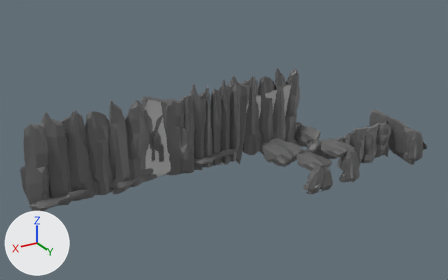
Renders of the FBX model 3D assets/Level/Cliffs.fbx from each side of a commit.
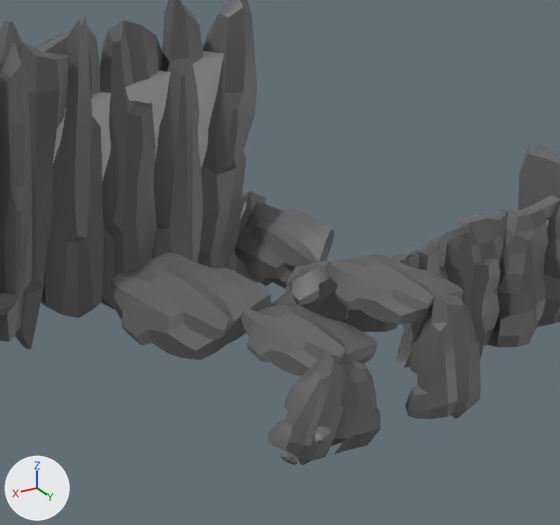
The first picture shows the older version from a camera (50 mm lens) standing at (1.746, 2.096, 1.276) and looking at (0.373, -0.193, 0.131). The close-ups show both versions on the part from 52% to 85% of the width and 25% to 75% of the height of that picture; other places that the commit changed are outside them. Arrows for +X, +Y and +Z are at lower left; the lights stay in place. Where no turn or scale is listed for an object, it has been applied to the vertices.

The older version as bpy lines, for what is in view:
```python
ob_caverock = bpy.data.objects.new('CaveRock', me_mesh_010)
ob_caverock.location = (-0.102, 0.047, 0.074)
ob_caverock5 = bpy.data.objects.new('CaveRock5', me_mesh_016)
ob_caverock5.location = (-0.109, 0.141, 0.016)
ob_caverock5.rotation_euler = (1.57, 0.106, -0.46)  # degrees (90, 6.1, -26)
ob_caverock5.scale = (0.01, 0.01, 0.01)
ob_caverock6 = bpy.data.objects.new('CaveRock6', me_mesh_017)
ob_caverock6.location = (0.098, 0.144, 0.003)
ob_caverock7 = bpy.data.objects.new('CaveRock7', me_mesh_018)
ob_caverock7.location = (0.042, 0.056, 0.04)
ob_caverock8 = bpy.data.objects.new('CaveRock8', me_mesh_019)
ob_caverock8.location = (0.078, -0.14, 0.022)
ob_caverock8.rotation_euler = (-3.081, -0.161, -0.139)  # degrees (-177, -9.2, -8)
ob_caverock8.scale = (0.0123, 0.0123, 0.0123)
ob_polysurface3 = bpy.data.objects.new('polySurface3', me_mesh_005)
ob_polysurface3.location = (-0.232, -0.404, -0.164)
ob_steprock2 = bpy.data.objects.new('StepRock2', me_mesh_001)
ob_steprock2.location = (0.16, 0.238, 0.023)
# also in view: 'CaveRock1' at (-0.038, -0.046, 0.042); 'CliffFaec3' at (-0.328, -0.453, -0.098); 'polySurface6' at (-0.3, -0.059, -0.021); 'polySurface4' at (-0.062, -0.516, 0.061); 'CaveRock9' at (0.043, 0.143, -0.01)
```
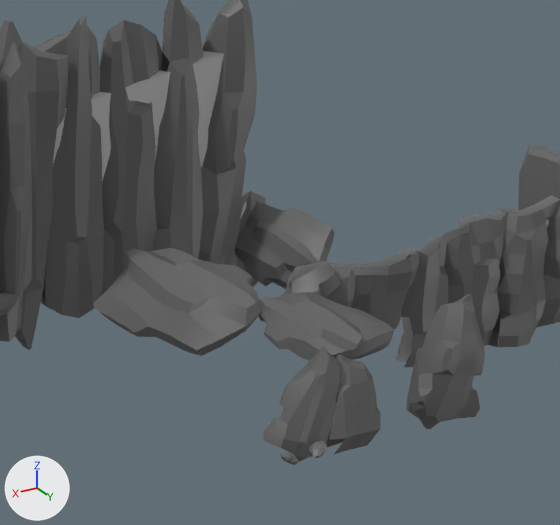
What the commit changed:
me_mesh_019 is used by ob_caverock8; location (0.078, -0.14, 0.022); rotation (-3.081, -0.161, -0.139), in degrees (-177, -9.2, -8); scale (0.0123, 0.0123, 0.0123).
me_mesh_019 had 123 vertices, 116 faces and spanned x -5.5..5.5, y -10.4..10.5, z -4.1..4.2.
me_mesh_019 now has 114 vertices, 112 faces and spans x -5.3..5.5, y -9.2..9.3, z -4.1..4.2.
me_mesh_019 part 1: 109 vertices removed from x -5.5..5.5, y -10.4..10.5, z -4.1..3.9; 109 vertices added at x -5.3..5.5, y -9.2..9.3, z -4.1..3.9.
Mesh me_mesh_017_1 is new.
It has 74 vertices, 72 faces and spans x -0.012..0.0115, y -0.01..0.0107, z -0.0074..0.0074.
It uses material mat_caverocks (dark grey #626262).
Object 'CaveRock5' (ob_caverock5) moves from (-0.109, 0.141, 0.016) to (-0.115, 0.159, 0.014).
Object 'CaveRock5' (ob_caverock5) turns from (90, 6.1, -26) to (79, 10, 156) degrees about x, y and z.
Object 'CaveRock5' (ob_caverock5) is rescaled from (0.01, 0.01, 0.01) to (0.0102, 0.0102, 0.0102).
Object 'CaveRock' (ob_caverock) moves from (-0.102, 0.047, 0.074) to (0.009, 0.047, 0.046).
Object 'CaveRock8' (ob_caverock8) moves from (0.078, -0.14, 0.022) to (0.083, -0.141, 0.027).
Object 'CaveRock8' (ob_caverock8) turns from (-177, -9.2, -8) to (6, -123, -6.8) degrees about x, y and z.
Object 'CaveRock8' (ob_caverock8) is rescaled from (0.0123, 0.0123, 0.0123) to (0.0135, 0.0135, 0.0135).
Object 'StepRock2' (ob_steprock2) is deleted.
Object 'CaveRock7' (ob_caverock7) is deleted.
Object 'CaveRock6' (ob_caverock6) moves from (0.098, 0.144, 0.003) to (0.098, 0.136, 0.003).
Object 'StepRock3' (ob_steprock3) is new; it shows me_mesh_017_1.
Its location is (0.165, 0.242, 0.007).

Pixel boxes [x1, y1, x2, y2] of what changed, in the close-ups (560 x 525 px):
'CaveRock8', reshaped, moved, turned, rescaled: before [111, 252, 271, 360]; after [92, 248, 262, 356]
'CaveRock', moved: before [328, 254, 464, 324]; after [259, 292, 394, 361]
'CaveRock5', moved, turned, rescaled: before [405, 292, 481, 419]; after [406, 294, 485, 429]
'CaveRock7', deleted: before [241, 304, 378, 376]
'CaveRock6', moved: before [268, 349, 347, 465]; after [263, 347, 342, 462]
'StepRock3', added: after [309, 441, 327, 458]
'StepRock2', deleted: before [311, 426, 330, 443]
